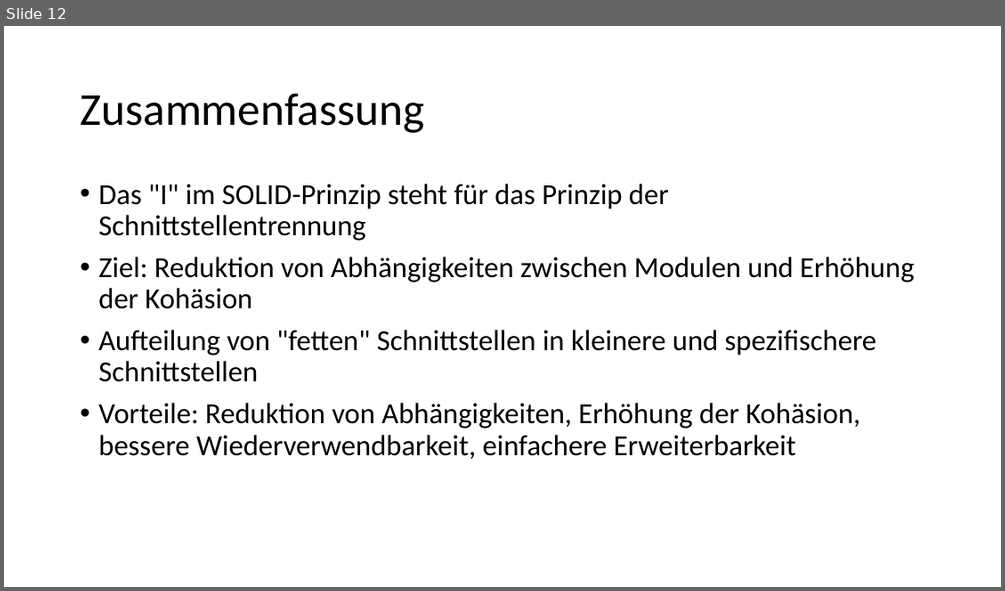
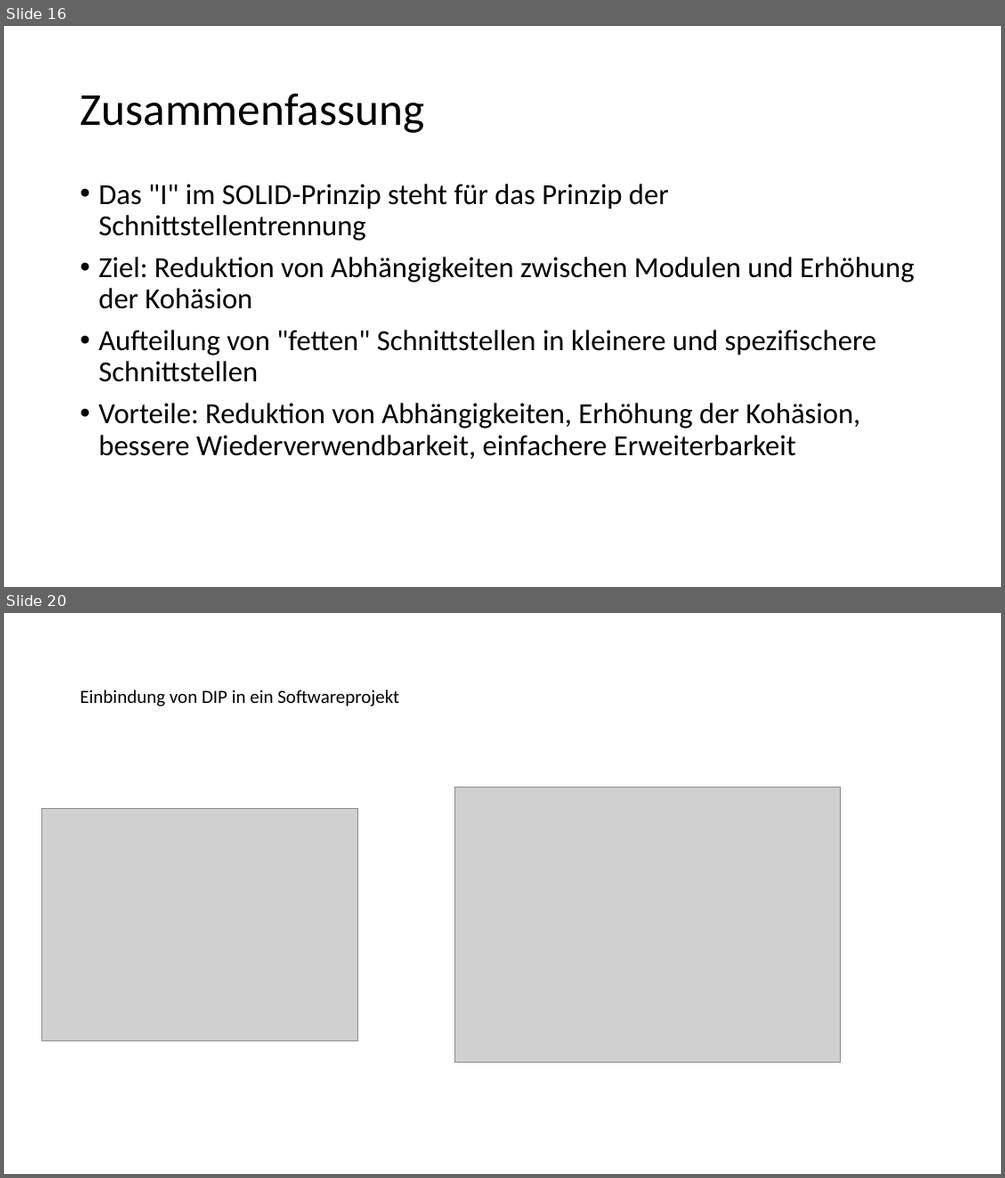
Before and after one commit to T0biasBerndt/SOLID-Pr-si, a slide deck: SOLID-präsi.pptx. Shown one above the other, each under a label of ours: slide 12 before the commit, slides 16 and 20 after it; the slides between them are not shown. The pictures are 1005x591 and 1005x1178 pixels, drawn with LibreOffice and Linux fonts; fonts in the diff are those of the drawing; grey boxes stand for pictures. Boxes give left, top, right and bottom in pixels: in the first picture for what was removed or moved away, otherwise in the second. Text is boxed around its words. In the diff, an @@ line names an element or a change of style, - is before the commit and + after.

```diff
--- a/SOLID-präsi.pptx
+++ b/SOLID-präsi.pptx
@@ slide 20 added at bbox=[4, 613, 1001, 1174], background #FFFFFF @@
@@ title added at bbox=[80, 690, 399, 706], 18 pt, text #000000 @@
+Einbindung von DIP in ein Softwareprojekt
@@ picture added at bbox=[455, 787, 841, 1062] @@
@@ picture added at bbox=[42, 808, 357, 1040] @@
@@ what was slide 12 is now slide 16 @@
```
Also in this commit, not shown: 7 other slides added.
